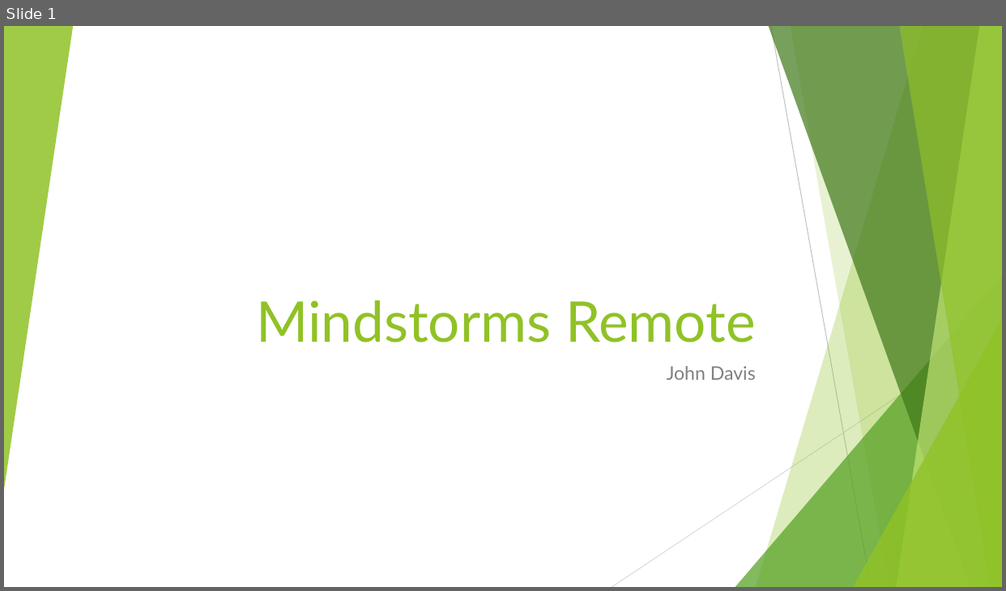
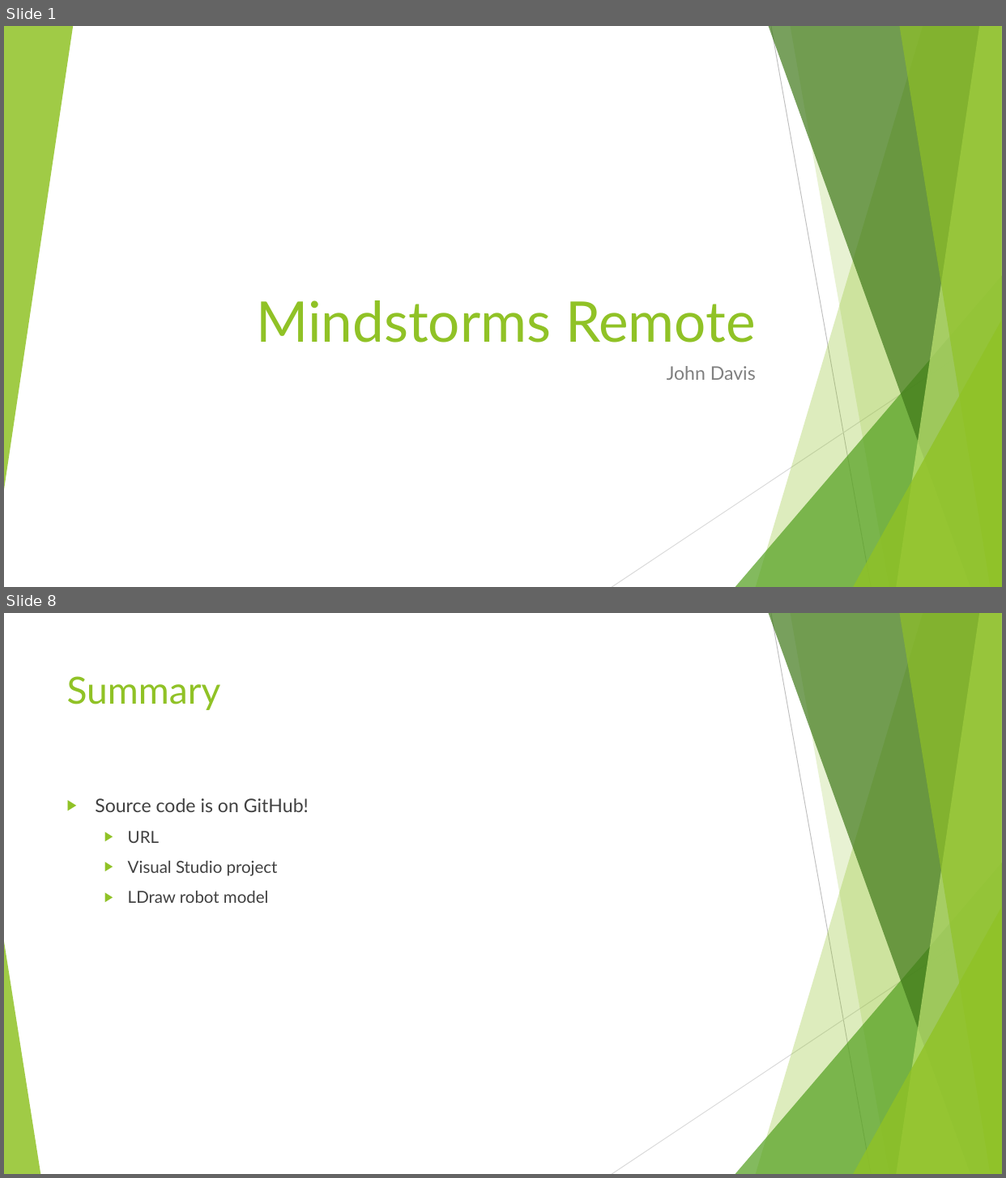
Before and after one commit to Goldfish64/MindstormsRemote, a slide deck: CSC353 presentation.pptx. Shown one above the other, each under a label of ours: slide 1 before the commit, slides 1 and 8 after it; the slides between them are not shown. The pictures are 1006x591 and 1006x1178 pixels, drawn with LibreOffice and Linux fonts; fonts in the diff are those of the drawing. Boxes give left, top, right and bottom in pixels: in the first picture for what was removed or moved away, otherwise in the second. Text is boxed around its words. In the diff, an @@ line names an element or a change of style, - is before the commit and + after.

Commit message:
More UI changes, added LDraw model

```diff
--- a/CSC353 presentation.pptx
+++ b/CSC353 presentation.pptx
@@ slide 8 added at box(4, 613, 1002, 1174), background #FFFFFF; not listed: 9 template elements that a slide beside it also shows @@
@@ title added at box(67, 676, 221, 710), 36 pt, text #90C226 @@
+Summary
@@ text added at box(95, 798, 309, 903), 16 pt, text #404040 @@
+▶ Source code is on GitHub!
+  ▶ URL
+  ▶ Visual Studio project
+  ▶ LDraw robot model
@@ triangle added at box(4, 942, 40, 1174), fill #90C226 at 85% opacity @@
```
Also in this commit, not shown: 7 other slides added, 13 other files.
